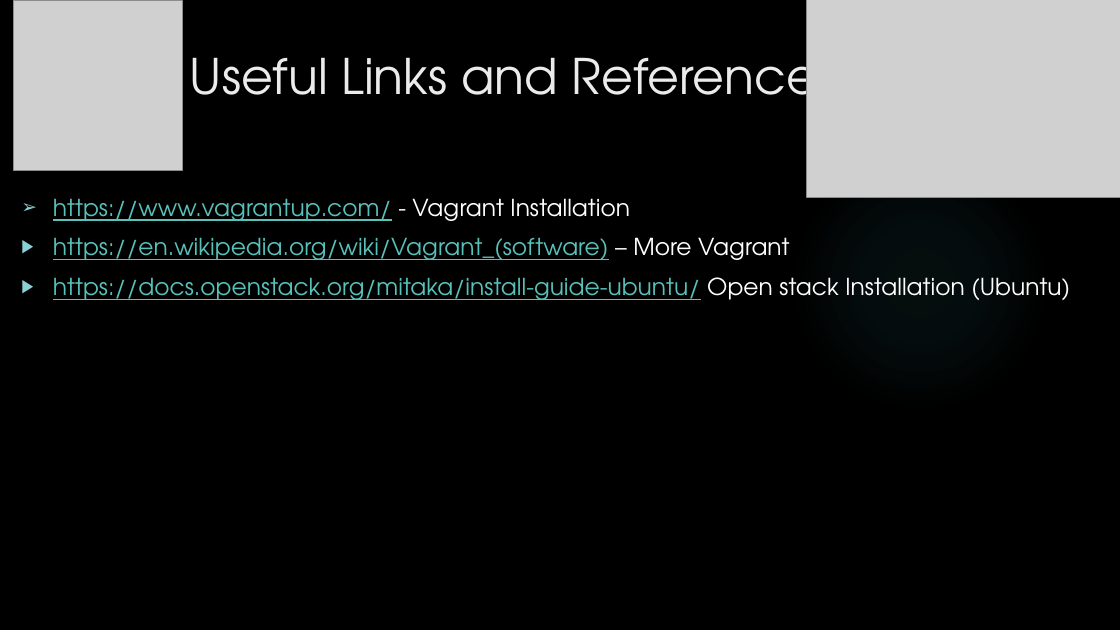
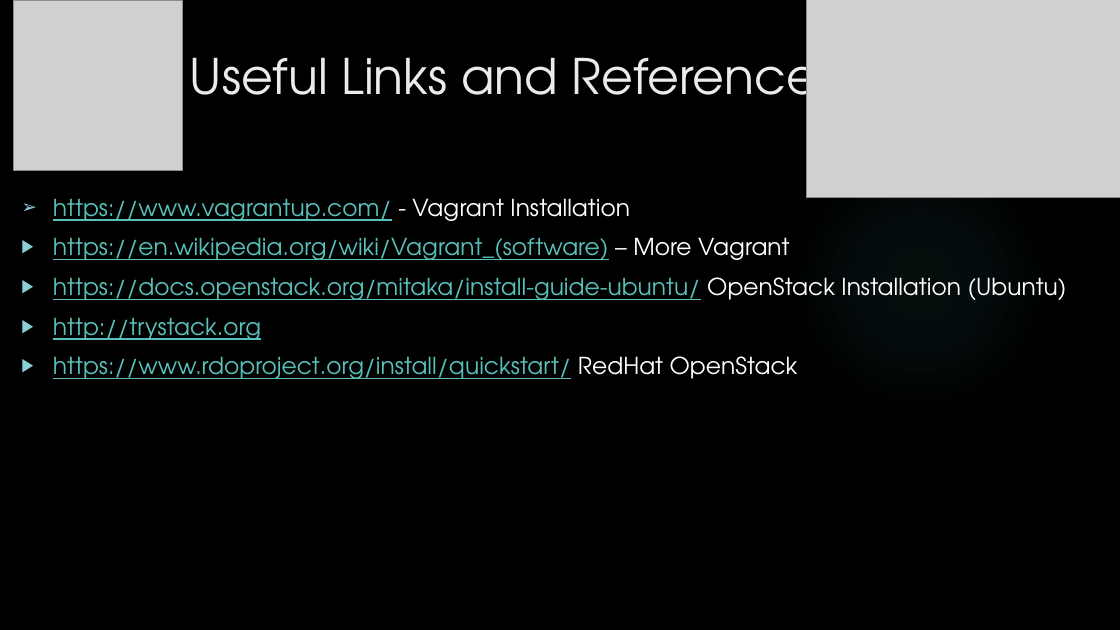
Before and after one commit to pptaj/ADS_Presentation, a slide deck: slide 9 of ADS_Presentation.pptx. Drawn at 1120x630 pixels with LibreOffice and Linux fonts; fonts in the diff are those of the drawing; grey boxes stand for pictures; background and template pictures are left out. Boxes give left, top, right and bottom in pixels: in the first picture for what was removed or moved away, otherwise in the second. Text is boxed around its words. In the diff, an @@ line names an element or a change of style, - is before the commit and + after.

```diff
--- a/ADS_Presentation.pptx
+++ b/ADS_Presentation.pptx
@@ text at [53,277,1067,379]: text changed @@
-▶ https://docs.openstack.org/mitaka/install-guide-ubuntu/ Open stack Installation (Ubuntu)
+▶ https://docs.openstack.org/mitaka/install-guide-ubuntu/ OpenStack Installation (Ubuntu)
+▶ http://trystack.org
+▶ https://www.rdoproject.org/install/quickstart/ RedHat OpenStack
```
Also in this commit, not shown: 1 other slide changed.
